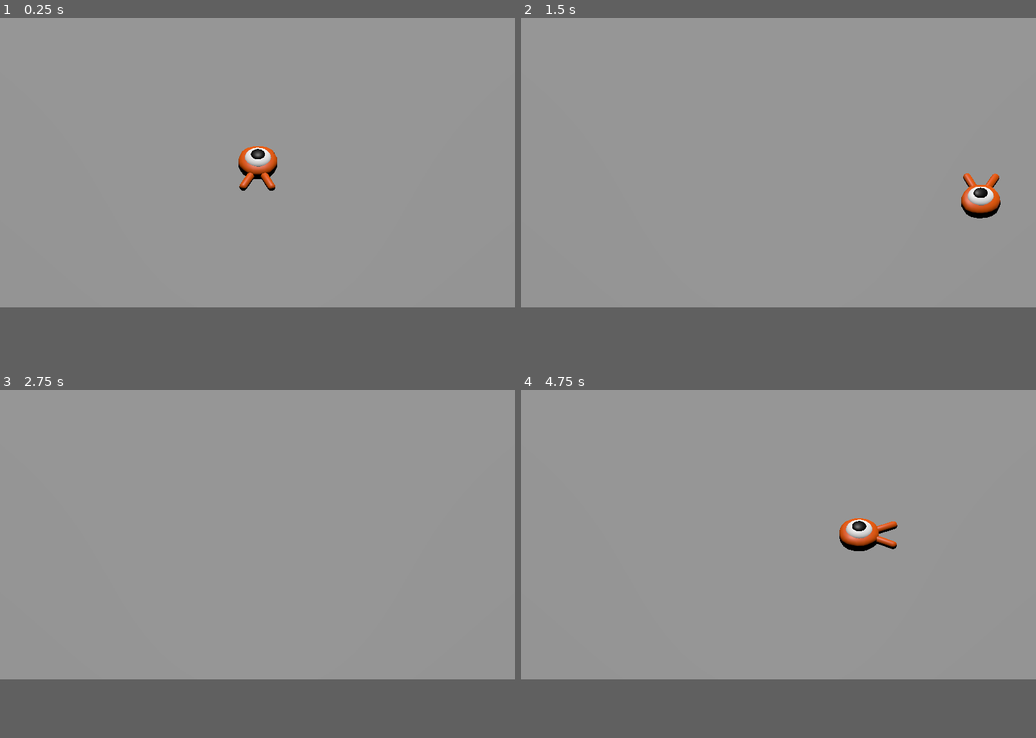
Above: before the commit, frames 1-4 (two rows, left to right).
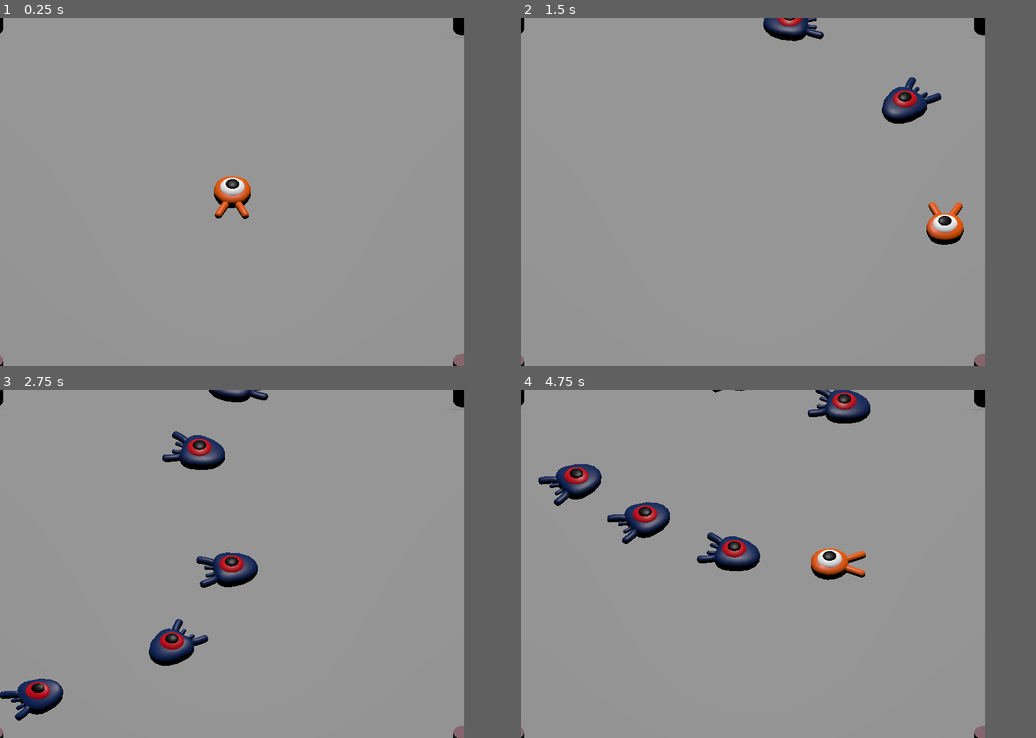
Above: after the commit, the same moments.

Repository: lordBman/DodgeTheCreeps3D
Game: Godot game, scene res://scenes/main.tscn
Two runs of this game, one before a commit and one after it. Both use one fixed random seed, a clock stepped at 60 frames per second and the inputs below.
Inputs:
- Up to frame 1 (0.25 s): no input
- Up to frame 2 (1.5 s): tap Enter at 0.5 s; hold Right (move_right) 0.53-1.28 s; hold Down (move_back) from 1.28 s (still down)
- Up to frame 3 (2.75 s): release Down (move_back) at 2.03 s; hold Right (move_right) from 2.03 s (still down)
- Up to frame 4 (4.75 s): release Right (move_right) at 2.78 s; hold Up (move_forward) 2.78-3.53 s; hold Left (move_left) from 3.53 s (still down)
The window is 799x449 before the commit and 720x540 after it. Grey fills any space a smaller window leaves; there, only what the larger window draws over its background counts as a difference.

The runs differ from the first frame. In frame 1, 1.5% of the frame differs, in the area x 0-91%, y 0-100%; in frame 2, 3.0%; in frame 3, 3.9%; in frame 4, 5.1%.

Commit message:
finished enermy spawning

Diff:
--- a/project.godot
+++ b/project.godot
@@ -14,6 +14,11 @@
 run/main_scene="res://scenes/main.tscn"
 config/features=PackedStringArray("4.1", "GL Compatibility")
 config/icon="res://icon.svg"
+
+[display]
+
+window/size/viewport_width=720
+window/size/viewport_height=540
 
 [input]
 
--- a/scenes/main.tscn
+++ b/scenes/main.tscn
@@ -1,6 +1,8 @@
-[gd_scene load_steps=4 format=3 uid="uid://d1e7lank30ec"]
+[gd_scene load_steps=9 format=3 uid="uid://d1e7lank30ec"]
 
+[ext_resource type="Script" path="res://scripts/main.gd" id="1_76wrs"]
 [ext_resource type="PackedScene" uid="uid://cd0shhss2tg0j" path="res://scenes/player.tscn" id="1_ytuan"]
+[ext_resource type="PackedScene" uid="uid://bugfm51rj6ovb" path="res://scenes/mob.tscn" id="2_2v7nt"]
 
 [sub_resource type="BoxShape3D" id="BoxShape3D_vdgnc"]
 size = Vector3(60, 1, 60)
@@ -8,7 +10,22 @@
 [sub_resource type="BoxMesh" id="BoxMesh_ldwi5"]
 size = Vector3(60, 1, 60)
 
+[sub_resource type="StandardMaterial3D" id="StandardMaterial3D_syjgq"]
+albedo_color = Color(0.521569, 0.384314, 0.427451, 1)
+
+[sub_resource type="CylinderMesh" id="CylinderMesh_0qvmj"]
+material = SubResource("StandardMaterial3D_syjgq")
+
+[sub_resource type="Curve3D" id="Curve3D_lbbl0"]
+_data = {
+"points": PackedVector3Array(0, 0, 0, 0, 0, 0, 12.7307, 0, -13.0608, 0, 0, 0, 0, 0, 0, -13.1079, 0, -13.0608, 0, 0, 0, 0, 0, 0, -13.0136, 0, 14.0038, 0, 0, 0, 0, 0, 0, 12.6364, 0, 13.8152, 0, 0, 0, 0, 0, 0, 12.7307, 0, -13.0608),
+"tilts": PackedFloat32Array(0, 0, 0, 0, 0)
+}
+point_count = 5
+
 [node name="Main" type="Node3D"]
+script = ExtResource("1_76wrs")
+mob_scene = ExtResource("2_2v7nt")
 
 [node name="Ground" type="StaticBody3D" parent="."]
 transform = Transform3D(1, 0, 0, 0, 1, 0, 0, 0, 1, 0, -0.9, 0)
@@ -29,6 +46,36 @@
 [node name="Camera3D" type="Camera3D" parent="CameraPivot"]
 transform = Transform3D(1, 0, 0, 0, 1, 0, 0, 0, 1, 0, 0, 19)
 projection = 1
-size = 15.0
+size = 19.0
 
 [node name="Player" parent="." instance=ExtResource("1_ytuan")]
+
+[node name="Cylinders" type="Node3D" parent="."]
+
+[node name="MeshInstance3D" type="MeshInstance3D" parent="Cylinders"]
+transform = Transform3D(1, 0, 0, 0, 1, 0, 0, 0, 1, -13, 0, -13)
+mesh = SubResource("CylinderMesh_0qvmj")
+
+[node name="MeshInstance3D2" type="MeshInstance3D" parent="Cylinders"]
+transform = Transform3D(1, 0, 0, 0, 1, 0, 0, 0, 1, -13, 0, 14)
+mesh = SubResource("CylinderMesh_0qvmj")
+
+[node name="MeshInstance3D3" type="MeshInstance3D" parent="Cylinders"]
+transform = Transform3D(1, 0, 0, 0, 1, 0, 0, 0, 1, 12.5774, 0, -13)
+mesh = SubResource("CylinderMesh_0qvmj")
+
+[node name="MeshInstance3D4" type="MeshInstance3D" parent="Cylinders"]
+transform = Transform3D(1, 0, 0, 0, 1, 0, 0, 0, 1, 12.5774, 0, 14)
+mesh = SubResource("CylinderMesh_0qvmj")
+
+[node name="SpawnPath" type="Path3D" parent="."]
+curve = SubResource("Curve3D_lbbl0")
+
+[node name="SpawnLocation" type="PathFollow3D" parent="SpawnPath"]
+transform = Transform3D(-0.00714276, 0, -0.999974, 0, 1, 0, 0.999974, 0, -0.00714276, -11.0762, 0, -10.1465)
+
+[node name="MobTimer" type="Timer" parent="."]
+wait_time = 0.5
+autostart = true
+
+[connection signal="timeout" from="MobTimer" to="." method="_on_mob_timer_timeout"]
--- /dev/null
+++ b/scripts/main.gd
@@ -0,0 +1,29 @@
+extends Node3D
+
+@export var mob_scene: PackedScene
+
+# Called when the node enters the scene tree for the first time.
+func _ready():
+	pass # Replace with function body.
+
+
+# Called every frame. 'delta' is the elapsed time since the previous frame.
+func _process(delta):
+	pass
+
+
+func _on_mob_timer_timeout():
+	# Create a new instance of the Mob scene.
+	var mob = mob_scene.instantiate()
+
+	# Choose a random location on the SpawnPath.
+	# We store the reference to the SpawnLocation node.
+	var mob_spawn_location = get_node("SpawnPath/SpawnLocation")
+	# And give it a random offset.
+	mob_spawn_location.progress_ratio = randf()
+
+	var player_position = $Player.position
+	mob.initialize(mob_spawn_location.position, player_position)
+
+	# Spawn the mob by adding it to the Main scene.
+	add_child(mob)
